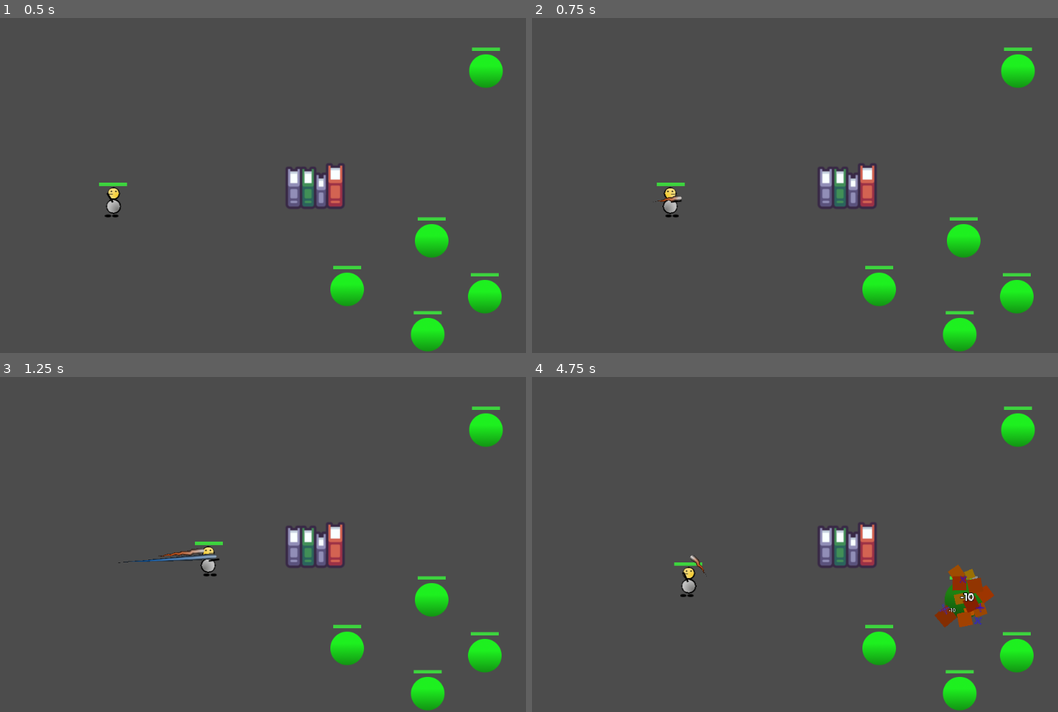
Above: before the commit, frames 1-4 (two rows, left to right).
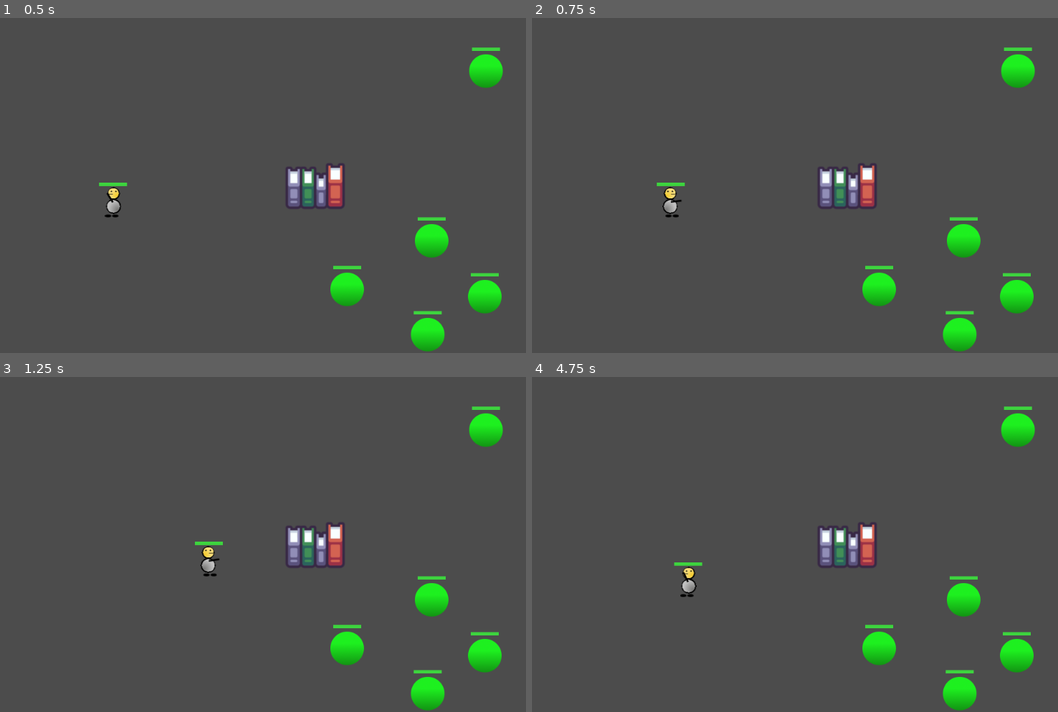
Above: after the commit, the same moments.

Repository: NPGodotEngine/Hack_And_Slash
Game: Godot game, scene res://Levels/TestLevel.tscn
The game is run twice, just before and just after one commit, with the same random seed, the same clock (stepped at 60 frames per second) and the same inputs. The project has no main scene, so this scene is started directly.
Inputs (mouse positions are in pixels of both pictures, inside the frame that each line leads up to):
- Up to frame 1 (0.5 s): no input
- Up to frame 2 (0.75 s): tap Enter at 0.5 s; move the mouse to (942, 168) at 0.52 s; press the mouse at (942, 168) at 0.53 s; hold D (move_right) from 0.53 s (still down)
- Up to frame 3 (1.25 s): keep holding D (move_right); right-click (410, 527) at 0.8 s
- Up to frame 4 (4.75 s): move the mouse to (705, 561) at 1.27 s; release D (move_right) at 1.28 s; release the mouse at (705, 561) at 1.28 s; hold S (move_down) 1.28-2.03 s; right-click (705, 561) at 1.35 s; click (705, 561) at 1.55 s; move the mouse to (873, 470) at 2.02 s; press the mouse at (873, 470) at 2.03 s; hold D (move_right) 2.03-2.78 s; right-click (873, 470) at 2.3 s; move the mouse to (789, 611) at 2.77 s; release the mouse at (789, 611) at 2.78 s; hold W (move_up) 2.78-3.53 s; right-click (789, 611) at 2.85 s; click (789, 611) at 3.05 s; move the mouse to (989, 594) at 3.52 s; press the mouse at (989, 594) at 3.53 s; hold A (move_left) from 3.53 s (still down); right-click (989, 594) at 3.8 s; move the mouse to (647, 494) at 4.27 s; release the mouse at (647, 494) at 4.28 s; right-click (647, 494) at 4.35 s; click (647, 494) at 4.55 s

Frame 1 is identical in both runs. In frame 2, less than 0.1% of the frame differs, in the area x 23-29%, y 52-55%; in frame 3, 0.3%; in frame 4, 1.3%, in the area x 29-88%, y 53-75%.
Error after the commit: Parse Error: The method "start_reloading" isn't declared in the current class. (res://Weapons/Projectile/FireWeapon/FrieWeapon.gd:39)

Commit message:
Refactor: reworking on weapon system

Diff:
--- /dev/null
+++ b/Autoload/Global.gd
@@ -0,0 +1,16 @@
+extends Node
+
+# Attachment type
+##
+# `STOCK` gun stock
+# `TRIGGER` gun trigger
+# `AMMO` gun ammo
+# `BARREL` gun barrel
+# `ALT` fun alternative fire
+enum AttachmentType {
+    STOCK = 1,
+    TRIGGER = 2,
+    AMMO = 4,
+    BARREL = 8,
+    ALT = 16
+}
--- a/Character/Player/Player.gd
+++ b/Character/Player/Player.gd
@@ -147,16 +147,16 @@
 	# get shooting direction
 	var direction = (get_global_mouse_position() - _fire_position.global_position).normalized()
 
-	# execute skills
+	# execute weapon
 	if Input.is_action_pressed("primary"):
-		weapon_manager.execute_weapon(0, _fire_position.global_position, direction)
+		weapon_manager.execute_weapon(_fire_position.global_position, direction)
 	elif Input.is_action_just_released("primary"):
-		weapon_manager.cancel_weapon_execution(0)
+		weapon_manager.cancel_weapon_execution()
 
 	if Input.is_action_pressed("secondary"):
-		weapon_manager.execute_weapon(1, _fire_position.global_position, direction)
+		weapon_manager.execute_weapon_alt(_fire_position.global_position, direction)
 	elif Input.is_action_just_released("secondary"):
-		weapon_manager.cancel_weapon_execution(1)
+		weapon_manager.cancel_weapon_alt_execution()
 
 func _update_health_bar() -> void:
 	_health_bar.min_value = float(0)
--- /dev/null
+++ b/Components/Accuracy/AccuracyComp.gd
@@ -0,0 +1,47 @@
+class_name AccuracyComp
+extends Component
+
+signal accuracy_changed(from_accuracy, to_accuracy)
+
+# Spread range in degree
+##
+# The final range would be from
+# -spread_range_degree
+# to
+# spread_range_degree
+export (float) var spread_range_degree = 10.0
+
+# Accuracy
+export (float, 0.0, 1.0) var accuracy = 0.5 setget set_accuracy
+
+
+## Getter Setter ##
+
+
+func set_accuracy(value:float) -> void:
+    var old_accuracy: float = accuracy
+    accuracy = min(max(0.0, value), 1.0)
+    emit_signal("accuracy_changed", old_accuracy, accuracy)
+## Getter Setter ##
+
+# Return a new random direction in `Vector2` from given direction
+##
+# `face_dir` current facing direction
+# `accuracy_scaler` used to scale spread range. Value must in between 0.0 ~ 1.0
+# if value is out of range then it will be scaled in 0.0 ~ 1.0
+func get_random_spread(face_dir:Vector2, accuracy_scaler:float = 1.0) -> Vector2:
+    # make sure accuracy scaler is in range
+    accuracy_scaler = min(max(0.0, accuracy_scaler), 1.0)
+
+    # normalize face direction
+    var direction: Vector2 = face_dir.normalized()
+
+    # get random rotation
+    var scaled_spread_range: float = spread_range_degree * accuracy_scaler
+    var rand_rotation: float = rand_range(-scaled_spread_range, scaled_spread_range)
+    rand_rotation = deg2rad(rand_rotation)
+
+    # rotate direction
+    direction = direction.rotated(rand_rotation)
+
+    return direction
--- /dev/null
+++ b/Components/Accuracy/AccuracyComp.tscn
@@ -0,0 +1,6 @@
+[gd_scene load_steps=2 format=2]
+
+[ext_resource path="res://Components/Accuracy/AccuracyComp.gd" type="Script" id=1]
+
+[node name="AccuracyComp" type="Node"]
+script = ExtResource( 1 )
--- a/Components/Attachments/Attachment.gd
+++ b/Components/Attachments/Attachment.gd
@@ -2,20 +2,10 @@
 extends Component
 
 # Attachment type
-##
-# `STOCK` gun stock
-# `TRIGGER` gun trigger
-# `AMMO` gun ammo
-# `BARREL` gun barrel
-# `ALT` fun alternative fire
-enum AttachmentType {
-    STOCK = 1,
-    TRIGGER = 2,
-    AMMO = 4,
-    BARREL = 8,
-    ALT = 16
-}
+export (Global.AttachmentType) var attachment_type
 
-export (AttachmentType) var attachment_type
+# Attachment damage multiplier
 export (float, -1.0, 1.0) var damage_multiplier = 0.0
+
+# Attachment accuracy multiplier
 export (float, -1.0, 1.0) var accuracy_multiplier = 0.0
--- a/Weapons/Weapon.gd
+++ b/Weapons/Weapon.gd
@@ -9,88 +9,115 @@
 # warning-ignore-all: RETURN_VALUE_DISCARDED
 # warning-ignore-all: UNUSED_ARGUMENT
 
-# Signal for reloading started
-signal reloading_started()
+# Damage component
+onready var _damage_comp: DamageComp = $DamageComp
 
-# Signal for reloading ended
-signal reloading_ended()
+# Accuracy component
+onready var _accuracy_comp: AccuracyComp = $AccuracyComp
 
-# Reloading duration of the weapon
-export (float) var reloading_duration := 1.0
+# List of weapon attachments
+var _attachments: Array = []
 
-# Weapon damage multiplier
-# base on its owner's damage
-# E.g 1.0 = 100% of its owner's damage
-# E.g 0.75 = 75% of its owner's damage
-export (float) var damage_multiplier := 1.0
+# Weapon damage
+##
+# Return weapon's damage * all
+# attachments' damage multiplier(cap between 0.1 ~ 1.0)
+##
+# The minimum of damage is 10% of weapon's damage
+var weapon_damage: int setget , get_weapon_damage
 
-# Reloading timer
-var reloading_timer: Timer = null
-
-# Is weapon ready to be used
-var is_weapon_ready: bool = true
-
-func _ready() -> void:
-	# create a reloading timer
-	reloading_timer = Timer.new()
-	reloading_timer.name = "ReloadingTimer"
-	add_child(reloading_timer)
+# Weapon accuracy
+##
+# Return weapon's accuracy + all
+# attachments' accuracy and then
+# cap between 0.0 ~ 1.0
+var weapon_accuracy: float setget , get_weapon_accuracy
 
 
-	# setup reloading timer
-	reloading_timer.one_shot = true
-	reloading_timer.connect("timeout", self, "_on_reloading_timer_timeout")
+## Getter Setter ##
 
-func _exit_tree() -> void:
-	if reloading_timer:
-		reloading_timer.disconnect("timeout", self, "_on_reloading_timer_timeout")
 
-# Called when reloading timer timeout
-func _on_reloading_timer_timeout() -> void:
-	is_weapon_ready = true
-	emit_signal("reloading_ended")
+# Return weapon's total damage output
+# The minimum is 10% of weapon's damage
+func get_weapon_damage() -> int:
+	var weapon_base_damage: int = _damage_comp.damage
+	var multiplier: float = calculate_attachments_dmg_multiplier()
+	multiplier = min(max(0.1, multiplier), 1.0)
+
+	if is_equal_approx(multiplier, 0.0):
+		return weapon_base_damage
+	return int(weapon_base_damage * multiplier)
+
+# Return weapon's total accuracy in between
+# 0.0 ~ 1.0
+func get_weapon_accuracy() -> float:
+	var weapon_base_accuracy: float = _accuracy_comp.accuracy
+	var att_accuracy: float = calculate_attachments_accuracy()
+	var acc = weapon_base_accuracy + att_accuracy
+	acc = min(max(0.0, acc), 1.0)
+
+	return acc
+## Getter Setter ##
 
 # Setup weapon
 func setup() -> void:
 	.setup()
 
-# Begin weapon reloading process
-func start_reloading() -> void:
-	is_weapon_ready = false
+	assert(_damage_comp,
+		"Weapon required a damage compoent as child with name \"DamageComp\"")
+	assert(_accuracy_comp,
+		"Weapon required a accuracy compoent as child with name \"DamageComp\"")
 
-	# Don't start timer if during reloading
-	if reloading_timer.time_left > 0:
-		return
+	collection_attachments()
 
-	reloading_timer.start(reloading_duration)
+	assert(get_attachment_by_type(Global.AttachmentType.STOCK),
+		"Weapon required a stock attachment as child")
+	assert(get_attachment_by_type(Global.AttachmentType.TRIGGER),
+	"Weapon required a trigger attachment as child")
+	assert(get_attachment_by_type(Global.AttachmentType.AMMO),
+	"Weapon required a ammo attachment as child")
+	assert(get_attachment_by_type(Global.AttachmentType.BARREL),
+	"Weapon required a barrel attachment as child")
 
-	emit_signal("reloading_started")
+# Find all attachments and
+# store in attachment list
+func collection_attachments() -> void:
+	_attachments.clear()
 
-# Get total damage output from this weapon
-# Scaled from weapon owner's damage
-func get_damage_output() -> int:
-	# caculate multiplied damage
-	var damage_output = 0
+	for child in get_children():
+		if child is Attachment:
+			_attachments.append(child)
 
-	var damage_comp: DamageComp = get_parent().get_manager_owner().get_component_by_name("DamageComp")
+# Get attachment by type, return null if not found
+##
+# `att_type` `AttachmentType` in Global.gd
+func get_attachment_by_type(att_type:int) -> Attachment:
+	for i in _attachments.size():
+		var att = _attachments[i] as Attachment
+		if att.attachment_type & att_type:
+			return att
+	return null
 
-	if damage_comp:
-		# owner's damage * multiplier
-		damage_output = int(damage_comp.damage * damage_multiplier)
+# Return damage from all attachments
+func calculate_attachments_dmg_multiplier() -> float:
+	var dmg_multiplier: float = 0.0
 
-	return damage_output
+	for i in _attachments.size():
+		var att:Attachment = _attachments[i]
+		if att:
+			dmg_multiplier += att.damage_multiplier
 
-# Get hit damage
-func get_hit_damage() -> HitDamage:
-	# return hit damage information
-	return HitDamage.new().init(
-		get_parent().get_manager_owner(),
-		self,
-		get_damage_output(),
-		false,
-		0.0,
-		Color.white
-	)
+	return dmg_multiplier
+
+func calculate_attachments_accuracy() -> float:
+	var total_acc: float = 0.0
+
+	for i in _attachments.size():
+		var att:Attachment = _attachments[i]
+		if att:
+			total_acc += att.accuracy
+
+	return total_acc
 
 # Execute weapon
 ##
@@ -104,3 +131,16 @@
 # Specific to weapon that need to warm up
 func cancel_execution() -> void:
 	pass
+
+# Execute weapon's alternative fire
+##
+# `position` global position for weapon to shoot from
+# `direction` for weapon's projectile to travel
+func execute_alt(position:Vector2, direction:Vector2) -> void:
+	pass
+
+# Cancel weapon's alternative fire execution
+##
+# Specific to weapon that need to warm up
+func cancel_alt_execution() -> void:
+	pass
--- a/Weapons/WeaponManager/WeaponManager.gd
+++ b/Weapons/WeaponManager/WeaponManager.gd
@@ -11,6 +11,14 @@
 # Hold list of weapons
 var weapon_slots: Array = []
 
+# Current index point to the weapon
+var current_weapon_index: int = 0 setget set_current_weapon_index
+
+
+func set_current_weapon_index(value:int) -> void:
+	var old_weapon_index = current_weapon_index
+	current_weapon_index = min(max(0, value), weapon_slots.size()-1)
+	# TODO: switch weapon
 
 # Setup weapon manager
 func setup() -> void:
@@ -23,28 +31,37 @@
 		weapon.setup()
 
 
-# Execute a weapon by index
+# Execute current weapon's main fire
 ##
-# `index` index of weapon in weapon slots
 # `position` global position for weapon to shoot
 # `direction` if weapon shoot a projectile then this direction can be used
-func execute_weapon(index:int, position:Vector2, direction:Vector2) -> void:
-	if index >= weapon_slots.size(): return
-
-	var weapon: Weapon = weapon_slots[index]
-	if weapon and weapon.is_weapon_ready:
+func execute_weapon(position:Vector2, direction:Vector2) -> void:
+	var weapon: Weapon = weapon_slots[current_weapon_index]
+	if weapon:
 		weapon.execute(position, direction)
 
-# Cancel a weapon execution by index
+# Cancel current weapon's main fire
 ##
 # Mainly for weapon requried warm up
-# `index` index of weapon in weapon slots
-func cancel_weapon_execution(index:int) -> void:
-	if index >= weapon_slots.size(): return
-
-	var weapon: Weapon = weapon_slots[index]
+func cancel_weapon_execution() -> void:
+	var weapon: Weapon = weapon_slots[current_weapon_index]
 	if weapon:
 		weapon.cancel_execution()
+
+# Excute current weapon's alternative fire
+##
+# `position` global position for weapon to shoot
+# `direction` if weapon shoot a projectile then this direction can be used
+func execute_weapon_alt(position:Vector2, direction:Vector2) -> void:
+	var weapon: Weapon = weapon_slots[current_weapon_index]
+	if weapon:
+		weapon.execute_alt(position, direction)
+
+# Cancel current weapon's alternative fire
+func cancel_weapon_alt_execution() -> void:
+	var weapon: Weapon = weapon_slots[current_weapon_index]
+	if weapon:
+		weapon.cancel_alt_execution()
 
 # Get weapon by index
 ##
--- a/project.godot
+++ b/project.godot
@@ -9,6 +9,11 @@
 config_version=4
 
 _global_script_classes=[ {
+"base": "Component",
+"class": "AccuracyComp",
+"language": "GDScript",
+"path": "res://Components/Accuracy/AccuracyComp.gd"
+}, {
 "base": "Attachment",
 "class": "Ammo",
 "language": "GDScript",
@@ -115,6 +120,7 @@
 "path": "res://Weapons/WeaponManager/WeaponManager.gd"
 } ]
 _global_script_class_icons={
+"AccuracyComp": "",
 "Ammo": "",
 "Attachment": "",
 "Character": "",
@@ -145,7 +151,8 @@
 
 [autoload]
 
-Utils="*res://Shared/Utils/Utils.gd"
+Global="*res://Autoload/Global.gd"
+Utils="*res://Autoload/Utils.gd"
 
 [display]
 
Renamed: Shared/Utils/Utils.gd -> Autoload/Utils.gd
